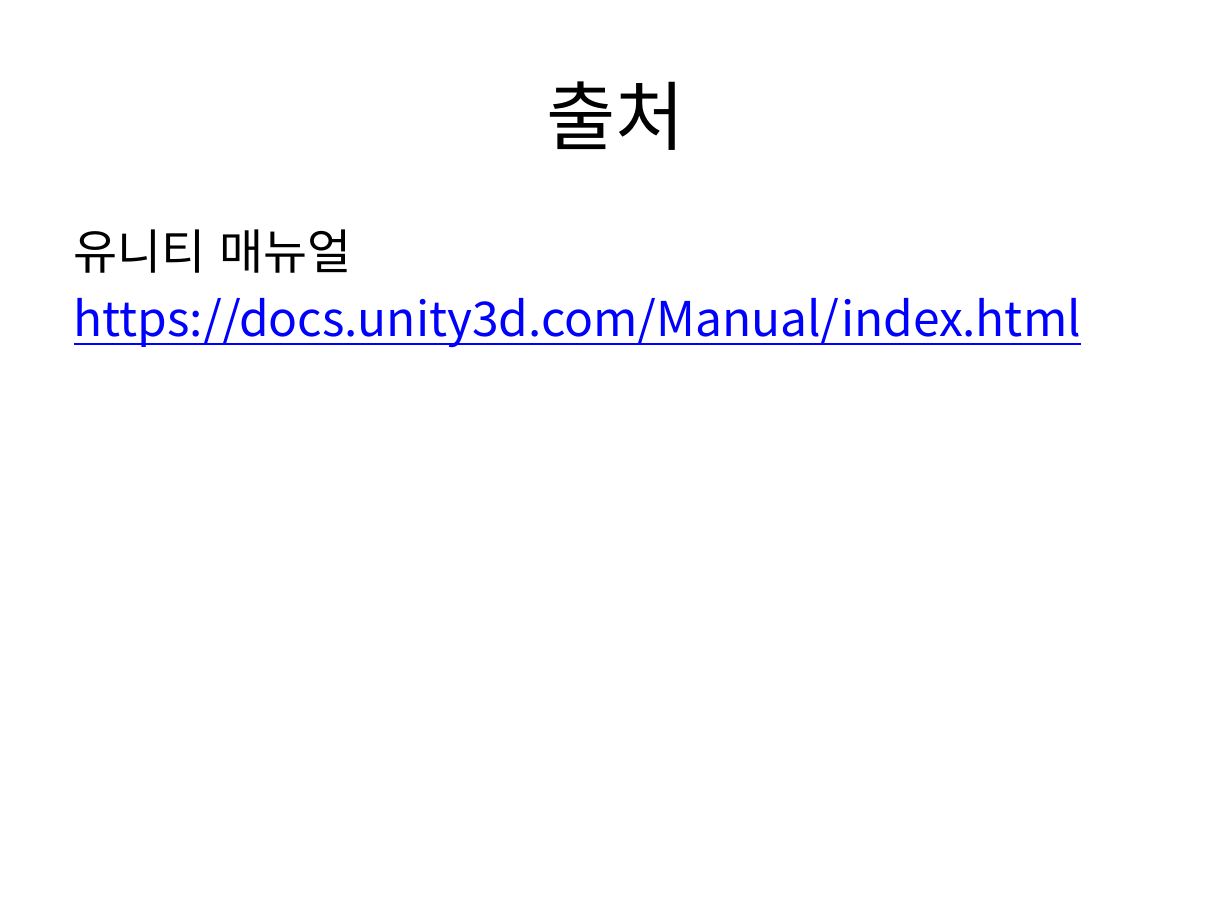
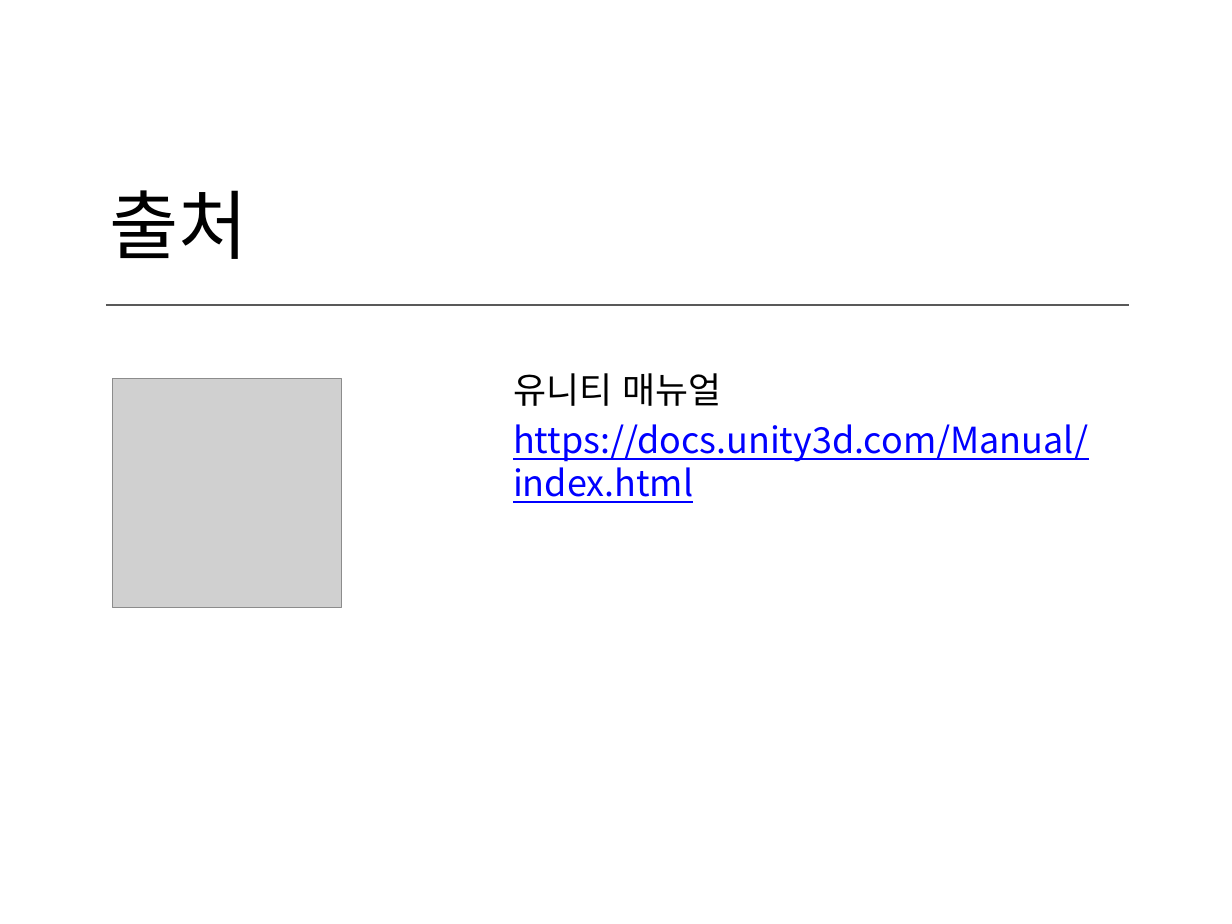
Before and after one commit to IamGroooooot/cien-unity-2019, a slide deck: slide 53 of 1주차.pptx (slide 42 before the commit). Drawn at 1232x924 pixels with LibreOffice and Linux fonts; fonts in the diff are those of the drawing; grey boxes stand for pictures. Boxes give left, top, right and bottom in pixels: in the first picture for what was removed or moved away, otherwise in the second. Text is boxed around its words. In the diff, an @@ line names an element or a change of style, - is before the commit and + after.

```diff
--- a/1주차.pptx
+++ b/1주차.pptx
@@ title "출처": place and size @@
-title "출처" at box(547, 81, 686, 150)
+title "출처" at box(109, 190, 248, 259)
@@ title "출처" at box(109, 190, 248, 259): alignment centre to left; vertical alignment middle to bottom @@
@@ line added from (106, 306) to (1129, 306), #595959 1.25 pt @@
@@ picture added at box(112, 378, 341, 607) @@
@@ text "유니티 매뉴얼": place and size @@
-text "유니티 매뉴얼" at box(74, 229, 1081, 348)
+text "유니티 매뉴얼" at box(513, 373, 1088, 503)
@@ text "유니티 매뉴얼" at box(513, 373, 1088, 503): size 28 to 21 pt; less space between paragraphs @@
```
Also in this commit, not shown: 19 other slides changed, 12 slides added, 1 slide removed.
